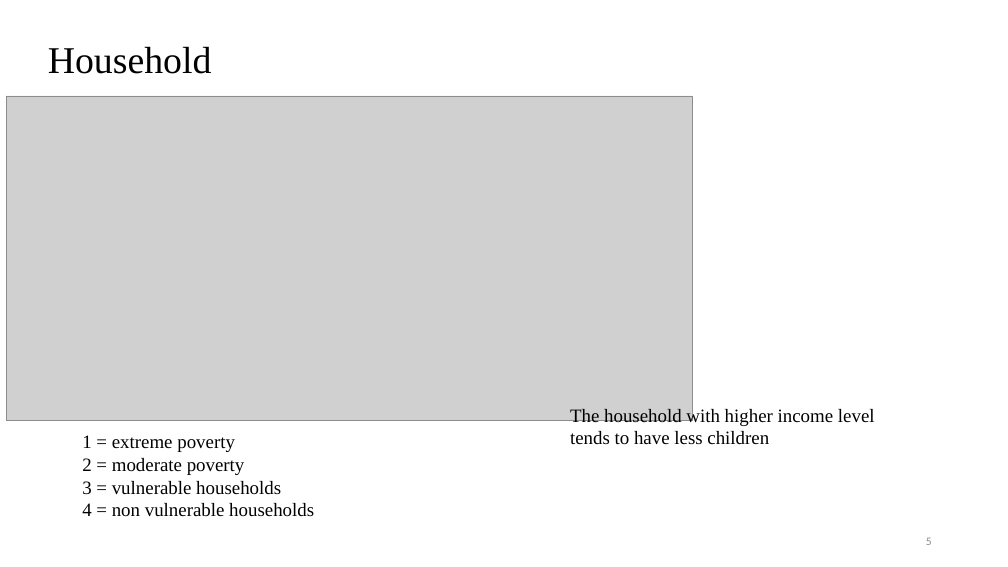
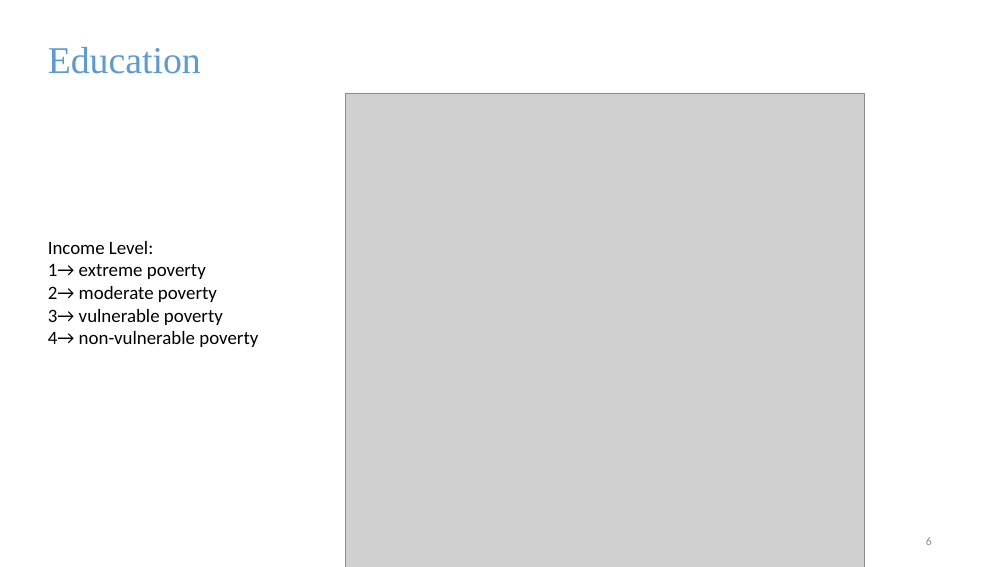
Before and after one commit to zhaomh1998/ece143, a slide deck: slide 6 of ECE143 presentation.pptx (slide 5 before the commit). Drawn at 1008x567 pixels with LibreOffice and Linux fonts; fonts in the diff are those of the drawing; grey boxes stand for pictures. Boxes give left, top, right and bottom in pixels: in the first picture for what was removed or moved away, otherwise in the second. Text is boxed around its words. In the diff, an @@ line names an element or a change of style, - is before the commit and + after.

```diff
--- a/ECE143 presentation.pptx
+++ b/ECE143 presentation.pptx
@@ text at [48, 47, 201, 74]: text changed; text colour #000000 to #5B9BD5 @@
-Household
+Education
@@ picture removed at [6, 96, 693, 421] @@
@@ picture added at [346, 93, 864, 567] @@
@@ text at [48, 241, 258, 347]: text changed; font Times New Roman to Calibri @@
-1 = extreme poverty
-2 = moderate poverty
-3 = vulnerable households
-4 = non vulnerable households
+Income Level:
+1→ extreme poverty
+2→ moderate poverty
+3→ vulnerable poverty
+4→ non-vulnerable poverty
@@ text removed at [570, 407, 875, 445] @@
-The household with higher income level tends to have less children
```
Also in this commit, not shown: 4 other slides changed, 10 slides added, 4 slides removed.
